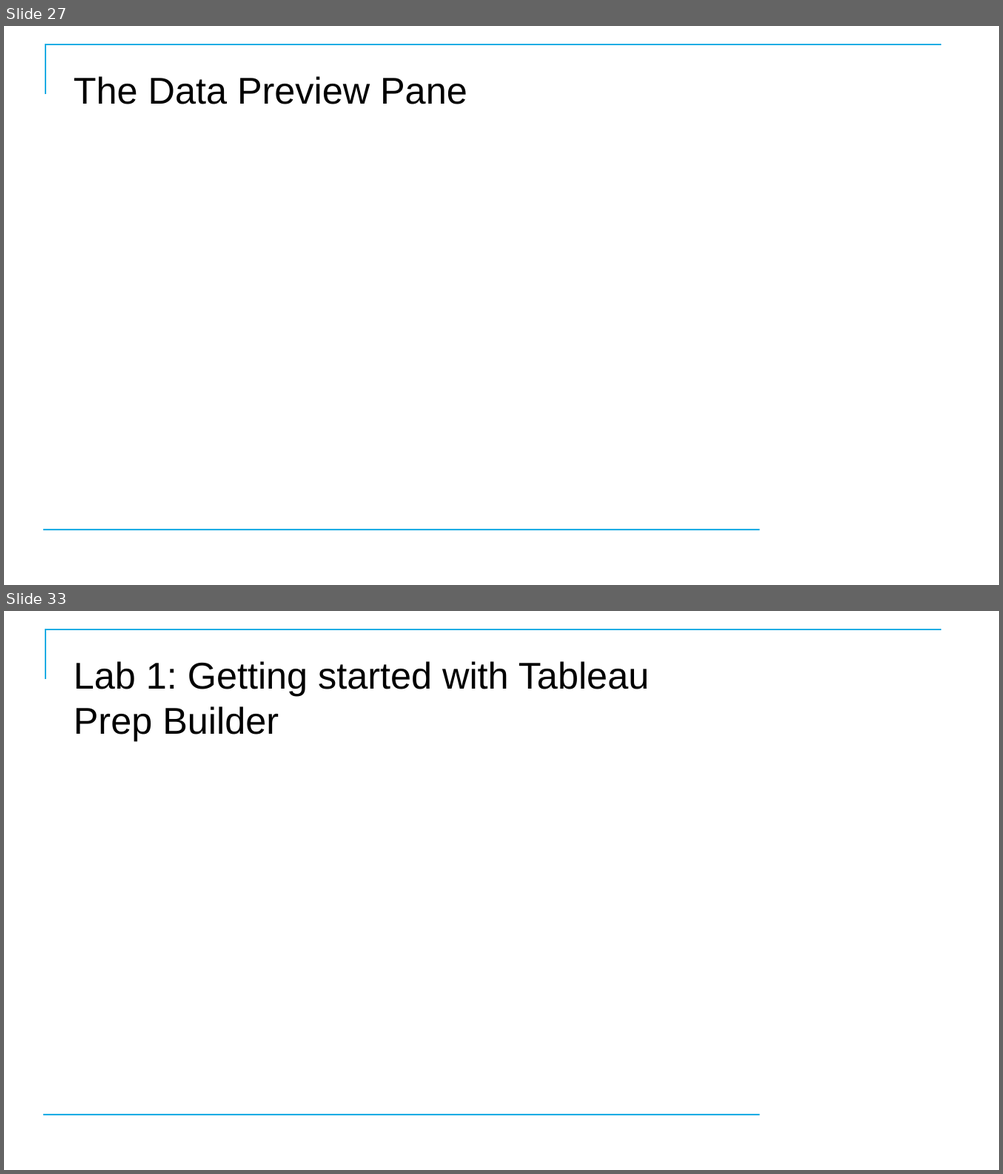
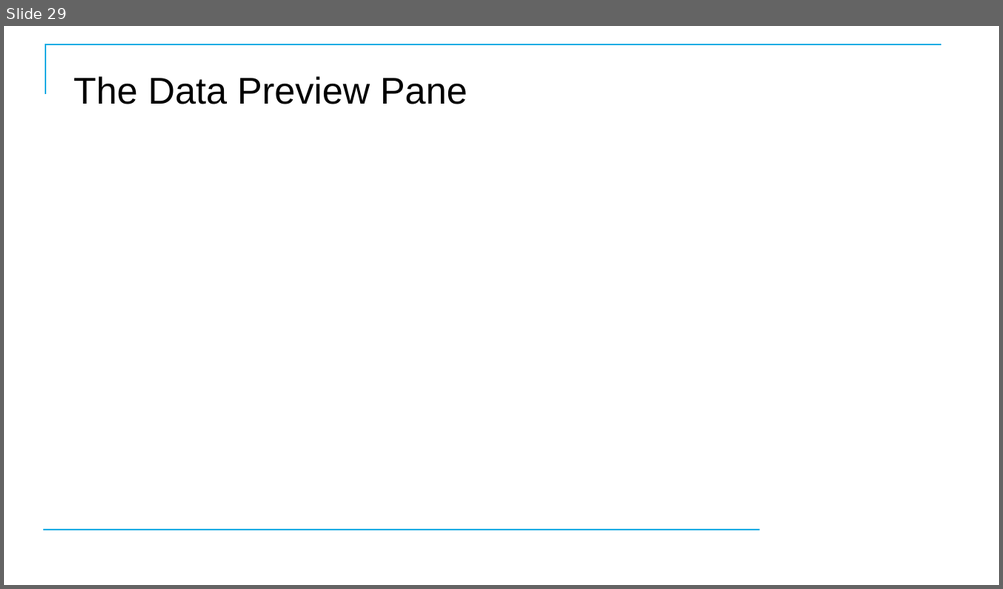
Before and after one commit to CostelloTechnicalConsulting/XTBP10---Tableau-Prep-Introduction, a slide deck: ppt/TableauPrepBuilderIntroV1_1.pptx. Shown one above the other, each under a label of ours: slides 27 and 33 before the commit, slide 29 after it; the slides between them are not shown. The pictures are 1003x1174 and 1003x589 pixels, drawn with LibreOffice and Linux fonts; fonts in the diff are those of the drawing; background and template pictures are left out. Boxes give left, top, right and bottom in pixels: in the first picture for what was removed or moved away, otherwise in the second. Text is boxed around its words. In the diff, an @@ line names an element or a change of style, - is before the commit and + after.

```diff
--- a/ppt/TableauPrepBuilderIntroV1_1.pptx
+++ b/ppt/TableauPrepBuilderIntroV1_1.pptx
@@ slide 33 removed at (4, 611, 999, 1170), background #FFFFFF; not listed: 2 template elements that a slide beside it also shows @@
@@ title removed at (74, 661, 649, 741) @@
-Lab 1: Getting started with Tableau Prep Builder
@@ what was slide 27 is now slide 29 @@
```
Also in this commit, not shown: 8 slides changed, 38 slides added, 33 other slides removed.
